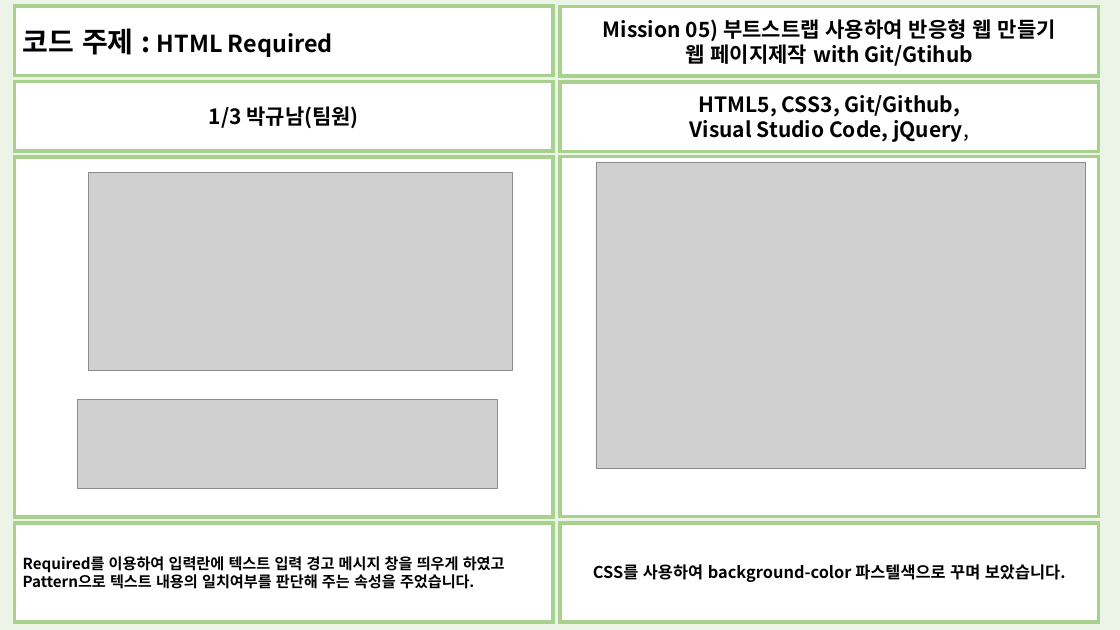
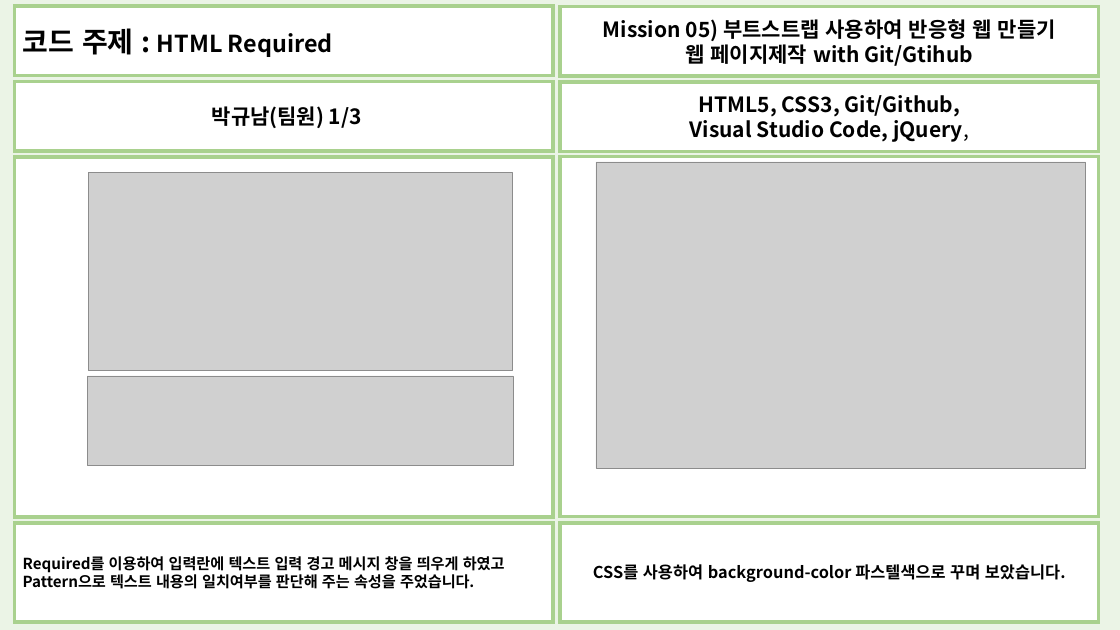
Before and after one commit to qufdbsk/Mission06_Study4Team, a slide deck: slide 3 of Mission04_Study06_gyunam.pptx. Drawn at 1120x630 pixels with LibreOffice and Linux fonts; fonts in the diff are those of the drawing; grey boxes stand for pictures. Boxes give left, top, right and bottom in pixels: in the first picture for what was removed or moved away, otherwise in the second. Text is boxed around its words. In the diff, an @@ line names an element or a change of style, - is before the commit and + after.

```diff
--- a/Mission04_Study06_gyunam.pptx
+++ b/Mission04_Study06_gyunam.pptx
@@ text in rectangle at (x1=212, y1=106, x2=362, y2=128): text changed @@
-1/3 박규남(팀원)
+박규남(팀원) 1/3
@@ picture resized from (x1=77, y1=399, x2=497, y2=488) to (x1=87, y1=376, x2=513, y2=465) @@
```
Also in this commit, not shown: 2 other slides changed, 20 other files.
